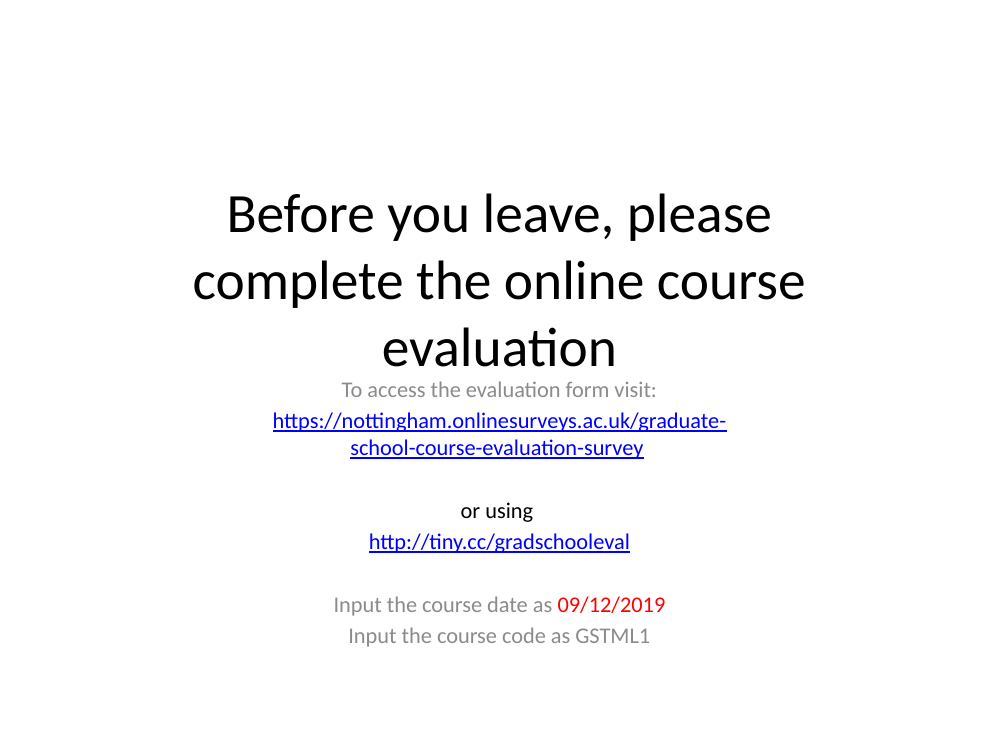
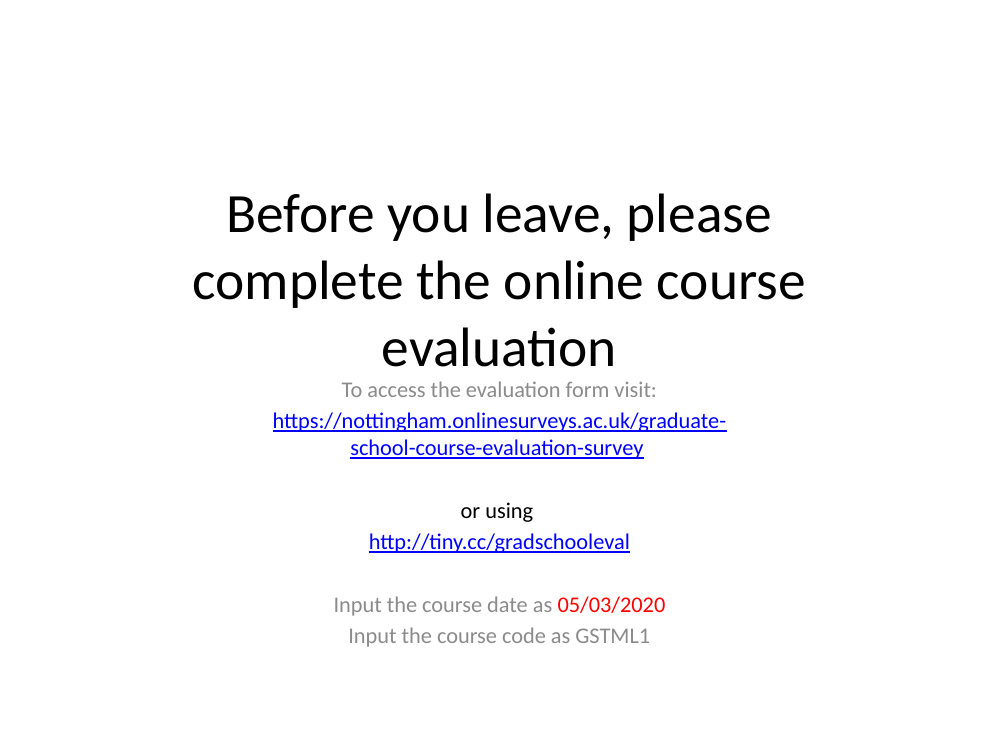
Before and after one commit to louisepb/MatlabBasicCourse, a slide deck: slide 68 of Introduction to MATLAB for Engineers.pptx. Drawn at 1008x756 pixels with LibreOffice and Linux fonts; fonts in the diff are those of the drawing. Boxes give left, top, right and bottom in pixels: in the first picture for what was removed or moved away, otherwise in the second. Text is boxed around its words. In the diff, an @@ line names an element or a change of style, - is before the commit and + after.

```diff
--- a/Introduction to MATLAB for Engineers.pptx
+++ b/Introduction to MATLAB for Engineers.pptx
@@ subtitle at <box>334,596,666,616</box>: text changed @@
-Input the course date as 09/12/2019
+Input the course date as 05/03/2020
```
Also in this commit, not shown: 2 other slides changed.
